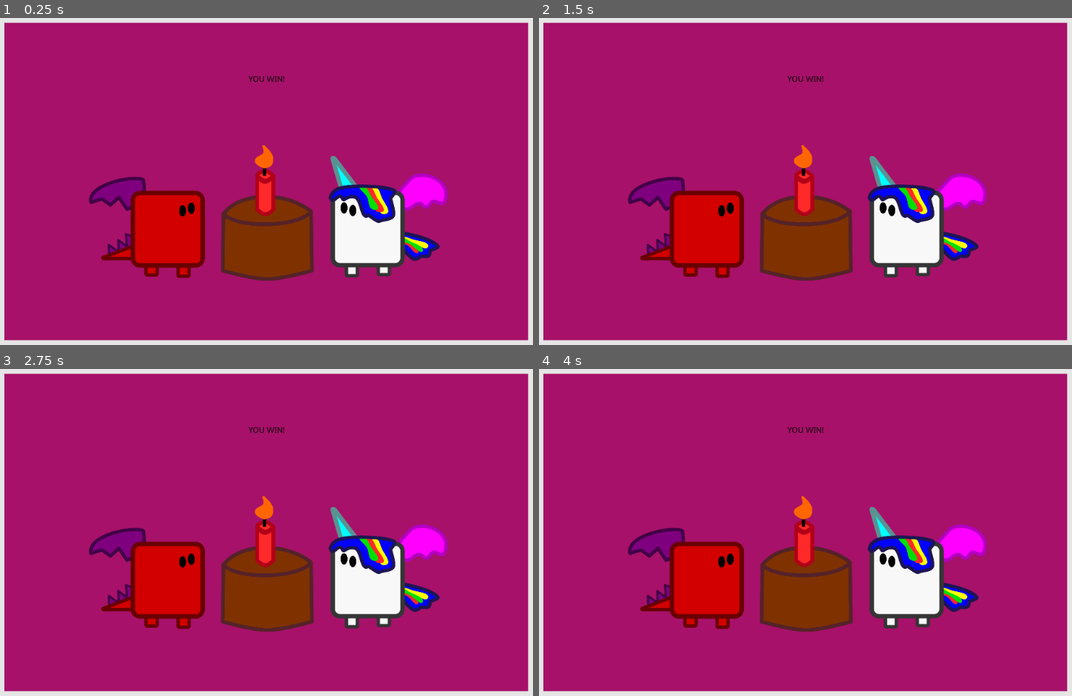
Above: before the commit, frames 1-4 (two rows, left to right).
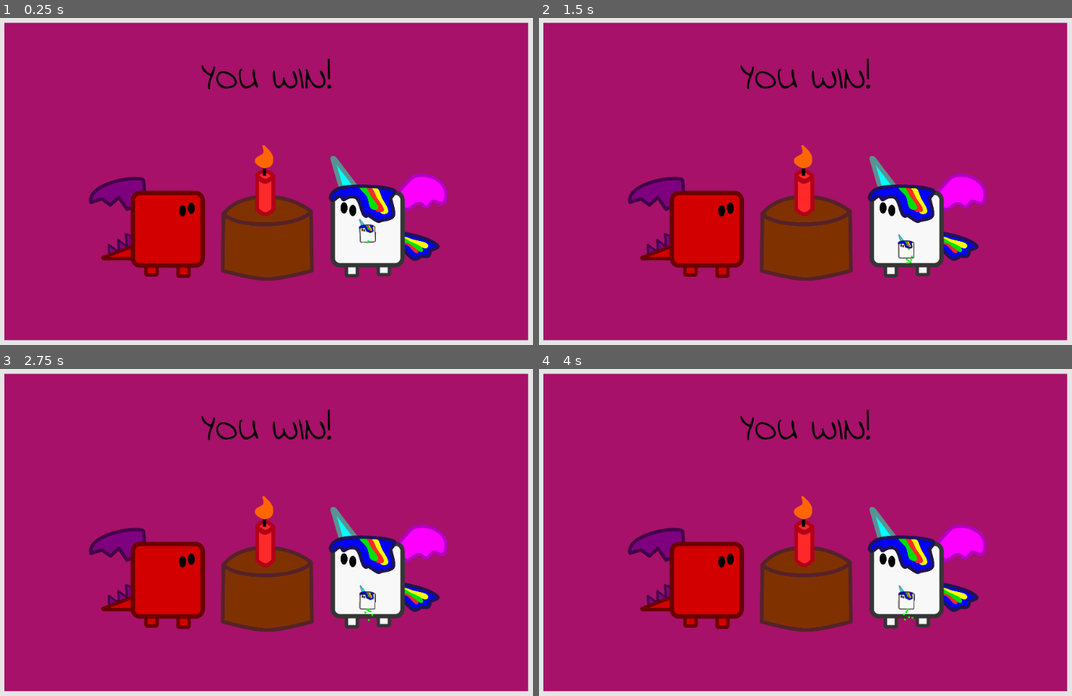
Above: after the commit, the same moments.

Repository: GameDrivenDesign/2-World-Co-Op-Color-Spray-Discovery-And-Jump-N-Run-2D
Game: Godot game, scene res://Win/Win.tscn
The game is run twice, just before and just after one commit, with the same random seed, the same clock (stepped at 60 frames per second) and the same inputs. This scene is started directly instead of the project's main scene.
Inputs:
- Up to frame 1 (0.25 s): no input
- Up to frame 2 (1.5 s): no input
- Up to frame 3 (2.75 s): tap Enter at 2 s
- Up to frame 4 (4 s): tap Space at 3.5 s

The runs differ from the first frame. In frame 1, 0.6% of the frame differs, in the area x 37-71%, y 12-69%; in frame 2, 0.6%, in the area x 37-71%, y 12-76%; in frame 3, 0.6%; in frame 4, 0.6%.
Error after the commit: Invalid get index 'y' (on base: 'Nil'). (res://Player/unicorn.gd:64)

Commit message:
start integrating win anim

Diff:
--- a/Player/Player.gd
+++ b/Player/Player.gd
@@ -214,6 +214,8 @@
 	currentLinearVelocity = state.linear_velocity
 
 func checkSpikes():
+	if not mapPath:
+		return
 	var map = get_node(mapPath)
 	var playerPos = position
 	var playerExt = get_node("CollisionShape2D").shape.extents
--- a/Player/unicorn.tscn
+++ b/Player/unicorn.tscn
@@ -930,7 +930,122 @@
 "values": [ Vector2( 1, 1 ), Vector2( 1, 1 ) ]
 }
 
-[sub_resource type="ParticlesMaterial" id=7]
+[sub_resource type="Animation" id=7]
+
+resource_name = "winning"
+length = 3.0
+loop = true
+step = 0.1
+tracks/0/type = "value"
+tracks/0/path = NodePath("Node2D/body:position")
+tracks/0/interp = 1
+tracks/0/loop_wrap = true
+tracks/0/imported = false
+tracks/0/enabled = true
+tracks/0/keys = {
+"times": PoolRealArray( 0, 0.6, 1, 1.2, 1.6, 2, 2.3, 2.6, 2.6, 2.8 ),
+"transitions": PoolRealArray( 1, 1, 1, 1, 1, 1, 1, 1, 1, 1 ),
+"update": 0,
+"values": [ Vector2( 0, -7 ), Vector2( -10.868, -24.082 ), Vector2( -7.35824, -13.3856 ), Vector2( -0.384365, 5.66732 ), Vector2( 14.7048, -15.7936 ), Vector2( 15.1676, -23.4323 ), Vector2( 14.6558, -21.029 ), Vector2( 6.18415, -9.15292 ), Vector2( 5.64554, -3.20176 ), Vector2( -0.154978, 1.58448 ) ]
+}
+tracks/1/type = "value"
+tracks/1/path = NodePath("Node2D/body:rotation_degrees")
+tracks/1/interp = 1
+tracks/1/loop_wrap = true
+tracks/1/imported = false
+tracks/1/enabled = true
+tracks/1/keys = {
+"times": PoolRealArray( 0, 0.6, 1, 1.2, 1.6, 2, 2.3, 2.6, 2.6, 2.8 ),
+"transitions": PoolRealArray( 1, 1, 1, 1, 1, 1, 1, 1, 1, 1 ),
+"update": 0,
+"values": [ 0.0, -9.43155, -5.85965, -1.39478, 14.2493, 14.2493, 14.2493, 5.69974, 5.69973, 0.0 ]
+}
+tracks/2/type = "value"
+tracks/2/path = NodePath("Node2D/body:scale")
+tracks/2/interp = 1
+tracks/2/loop_wrap = true
+tracks/2/imported = false
+tracks/2/enabled = true
+tracks/2/keys = {
+"times": PoolRealArray( 0, 0.6, 1, 1.2, 1.6, 2, 2.3, 2.6, 2.6, 2.8 ),
+"transitions": PoolRealArray( 1, 1, 1, 1, 1, 1, 1, 1, 1, 1 ),
+"update": 0,
+"values": [ Vector2( 1, 1 ), Vector2( 0.856021, 1.09638 ), Vector2( 0.805654, 1.19452 ), Vector2( 1.30828, 0.541949 ), Vector2( 0.730486, 0.997711 ), Vector2( 0.986799, 0.91671 ), Vector2( 0.795889, 0.800666 ), Vector2( 0.613318, 1.15965 ), Vector2( 0.50312, 0.888046 ), Vector2( 1.30996, 0.609796 ) ]
+}
+tracks/3/type = "value"
+tracks/3/path = NodePath("Node2D/body/leg:position")
+tracks/3/interp = 1
+tracks/3/loop_wrap = true
+tracks/3/imported = false
+tracks/3/enabled = true
+tracks/3/keys = {
+"times": PoolRealArray( 0, 1.2, 1.6 ),
+"transitions": PoolRealArray( 1, 1, 1 ),
+"update": 0,
+"values": [ Vector2( -7.60866, 21.1075 ), Vector2( -7.60866, 21.1075 ), Vector2( -7.60866, 21.1075 ) ]
+}
+tracks/4/type = "value"
+tracks/4/path = NodePath("Node2D/body/leg:rotation_degrees")
+tracks/4/interp = 1
+tracks/4/loop_wrap = true
+tracks/4/imported = false
+tracks/4/enabled = true
+tracks/4/keys = {
+"times": PoolRealArray( 0, 1.2, 1.6 ),
+"transitions": PoolRealArray( 1, 1, 1 ),
+"update": 0,
+"values": [ 0.0, 0.0, 0.0 ]
+}
+tracks/5/type = "value"
+tracks/5/path = NodePath("Node2D/body/leg:scale")
+tracks/5/interp = 1
+tracks/5/loop_wrap = true
+tracks/5/imported = false
+tracks/5/enabled = true
+tracks/5/keys = {
+"times": PoolRealArray( 0, 1.2, 1.6 ),
+"transitions": PoolRealArray( 1, 1, 1 ),
+"update": 0,
+"values": [ Vector2( 1, 1 ), Vector2( 1, 1 ), Vector2( 1, 1 ) ]
+}
+tracks/6/type = "value"
+tracks/6/path = NodePath("Node2D/body/leg2:position")
+tracks/6/interp = 1
+tracks/6/loop_wrap = true
+tracks/6/imported = false
+tracks/6/enabled = true
+tracks/6/keys = {
+"times": PoolRealArray( 0, 0.6, 1.2, 1.6 ),
+"transitions": PoolRealArray( 1, 1, 1, 1 ),
+"update": 0,
+"values": [ Vector2( 6.32094, 21.085 ), Vector2( 6.32094, 21.085 ), Vector2( 6.32094, 21.085 ), Vector2( 6.32094, 21.085 ) ]
+}
+tracks/7/type = "value"
+tracks/7/path = NodePath("Node2D/body/leg2:rotation_degrees")
+tracks/7/interp = 1
+tracks/7/loop_wrap = true
+tracks/7/imported = false
+tracks/7/enabled = true
+tracks/7/keys = {
+"times": PoolRealArray( 0, 0.6, 1.2, 1.6 ),
+"transitions": PoolRealArray( 1, 1, 1, 1 ),
+"update": 0,
+"values": [ 0.0, 25.8064, 0.0, 0.0 ]
+}
+tracks/8/type = "value"
+tracks/8/path = NodePath("Node2D/body/leg2:scale")
+tracks/8/interp = 1
+tracks/8/loop_wrap = true
+tracks/8/imported = false
+tracks/8/enabled = true
+tracks/8/keys = {
+"times": PoolRealArray( 0, 0.6, 1.2, 1.6 ),
+"transitions": PoolRealArray( 1, 1, 1, 1 ),
+"update": 0,
+"values": [ Vector2( 1, 1 ), Vector2( 1, 1 ), Vector2( 1, 1 ), Vector2( 1, 1 ) ]
+}
+
+[sub_resource type="ParticlesMaterial" id=8]
 
 render_priority = 0
 trail_divisor = 1
@@ -1069,12 +1184,21 @@
 
 shape = SubResource( 1 )
 _sections_unfolded = [ "Transform" ]
+__meta__ = {
+"_edit_lock_": true
+}
 
 [node name="Node2D" type="Node2D" parent="." index="1"]
 
+__meta__ = {
+"_edit_lock_": true
+}
+
 [node name="body" type="Sprite" parent="Node2D" index="0"]
 
-position = Vector2( 0, -7 )
+position = Vector2( 15.1676, -23.4323 )
+rotation = 0.248698
+scale = Vector2( 0.986799, 0.91671 )
 texture = ExtResource( 2 )
 _sections_unfolded = [ "Region", "Transform" ]
 
@@ -1108,7 +1232,7 @@
 z_index = -1
 texture = ExtResource( 3 )
 offset = Vector2( -0.0698605, 1.79267 )
-_sections_unfolded = [ "Z Index" ]
+_sections_unfolded = [ "Transform", "Z Index" ]
 
 [node name="AnimationPlayer" type="AnimationPlayer" parent="Node2D" index="1"]
 
@@ -1122,6 +1246,7 @@
 anims/standing = SubResource( 4 )
 anims/stomping = SubResource( 5 )
 anims/walking = SubResource( 6 )
+anims/winning = SubResource( 7 )
 blend_times = [  ]
 _sections_unfolded = [ "Playback Options" ]
 
@@ -1141,12 +1266,15 @@
 visibility_rect = Rect2( -100, -100, 200, 200 )
 local_coords = false
 draw_order = 0
-process_material = SubResource( 7 )
+process_material = SubResource( 8 )
 texture = null
 normal_map = null
 h_frames = 1
 v_frames = 1
 _sections_unfolded = [ "Drawing", "Process Material", "Time", "Transform" ]
+__meta__ = {
+"_edit_lock_": true
+}
 
 [node name="colorStomp" type="Particles2D" parent="Node2D" index="3"]
 
@@ -1165,11 +1293,14 @@
 visibility_rect = Rect2( -100, -100, 200, 200 )
 local_coords = false
 draw_order = 0
-process_material = SubResource( 12 )
+process_material = SubResource( 13 )
 texture = null
 normal_map = null
 h_frames = 1
 v_frames = 1
 _sections_unfolded = [ "Drawing", "Process Material", "Time", "Transform" ]
+__meta__ = {
+"_edit_lock_": true
+}
 
 [node name="sounds" parent="." index="2" instance=ExtResource( 6 )]
--- /dev/null
+++ b/Win/Win.gd
@@ -0,0 +1,5 @@
+extends ColorRect
+
+func _ready():
+	print("HI")
+	$unicorn/Node2D/AnimationPlayer.play('winning')
--- a/Win/Win.tscn
+++ b/Win/Win.tscn
@@ -1,7 +1,23 @@
-[gd_scene load_steps=3 format=2]
+[gd_scene load_steps=8 format=2]
 
-[ext_resource path="res://Win/youwin.svg" type="Texture" id=1]
-[ext_resource path="res://Audio/Effects/win.wav" type="AudioStream" id=2]
+[ext_resource path="res://Win/Win.gd" type="Script" id=1]
+[ext_resource path="res://Fonts/IndieFlower.ttf" type="DynamicFontData" id=2]
+[ext_resource path="res://Win/youwin.svg" type="Texture" id=3]
+[ext_resource path="res://Audio/Effects/win.wav" type="AudioStream" id=4]
+[ext_resource path="res://Player/unicorn.tscn" type="PackedScene" id=5]
+
+[sub_resource type="DynamicFont" id=1]
+
+size = 64
+use_mipmaps = false
+use_filter = false
+font_data = ExtResource( 2 )
+_sections_unfolded = [ "Font", "Settings" ]
+
+[sub_resource type="RectangleShape2D" id=2]
+
+custom_solver_bias = 0.0
+extents = Vector2( 100, 10 )
 
 [node name="ColorRect" type="ColorRect" index="0"]
 
@@ -20,6 +36,7 @@
 size_flags_horizontal = 1
 size_flags_vertical = 1
 color = Color( 0.65625, 0.0692139, 0.41318, 1 )
+script = ExtResource( 1 )
 _sections_unfolded = [ "Anchor", "Margin", "Rect" ]
 
 [node name="Label" type="Label" parent="." index="0"]
@@ -38,6 +55,7 @@
 mouse_default_cursor_shape = 0
 size_flags_horizontal = 1
 size_flags_vertical = 4
+custom_fonts/font = SubResource( 1 )
 custom_colors/font_color = Color( 0, 0, 0, 1 )
 text = "You win!"
 align = 1
@@ -47,19 +65,39 @@
 percent_visible = 1.0
 lines_skipped = 0
 max_lines_visible = -1
-_sections_unfolded = [ "custom_styles" ]
+_sections_unfolded = [ "Material", "Visibility", "custom_fonts", "custom_styles" ]
 
 [node name="youwin" type="Sprite" parent="." index="1"]
 
 position = Vector2( 464.562, 335.416 )
 scale = Vector2( 0.324917, 0.324917 )
-texture = ExtResource( 1 )
+texture = ExtResource( 3 )
 
 [node name="winSound" type="AudioStreamPlayer" parent="." index="2"]
 
-stream = ExtResource( 2 )
+stream = ExtResource( 4 )
 volume_db = 0.0
 pitch_scale = 1.0
 autoplay = true
 mix_target = 0
 bus = "Master"
+
+[node name="unicorn" parent="." index="3" instance=ExtResource( 5 )]
+
+position = Vector2( 640, 370 )
+
+[node name="StaticBody2D" type="StaticBody2D" parent="." index="4"]
+
+position = Vector2( 620, 480 )
+input_pickable = false
+collision_layer = 1
+collision_mask = 1
+constant_linear_velocity = Vector2( 0, 0 )
+constant_angular_velocity = 0.0
+friction = 1.0
+bounce = 0.0
+
+[node name="CollisionShape2D" type="CollisionShape2D" parent="StaticBody2D" index="0"]
+
+position = Vector2( 30, -50 )
+shape = SubResource( 2 )
Not shown: 3 places in Player/unicorn.tscn that only renumber resources
